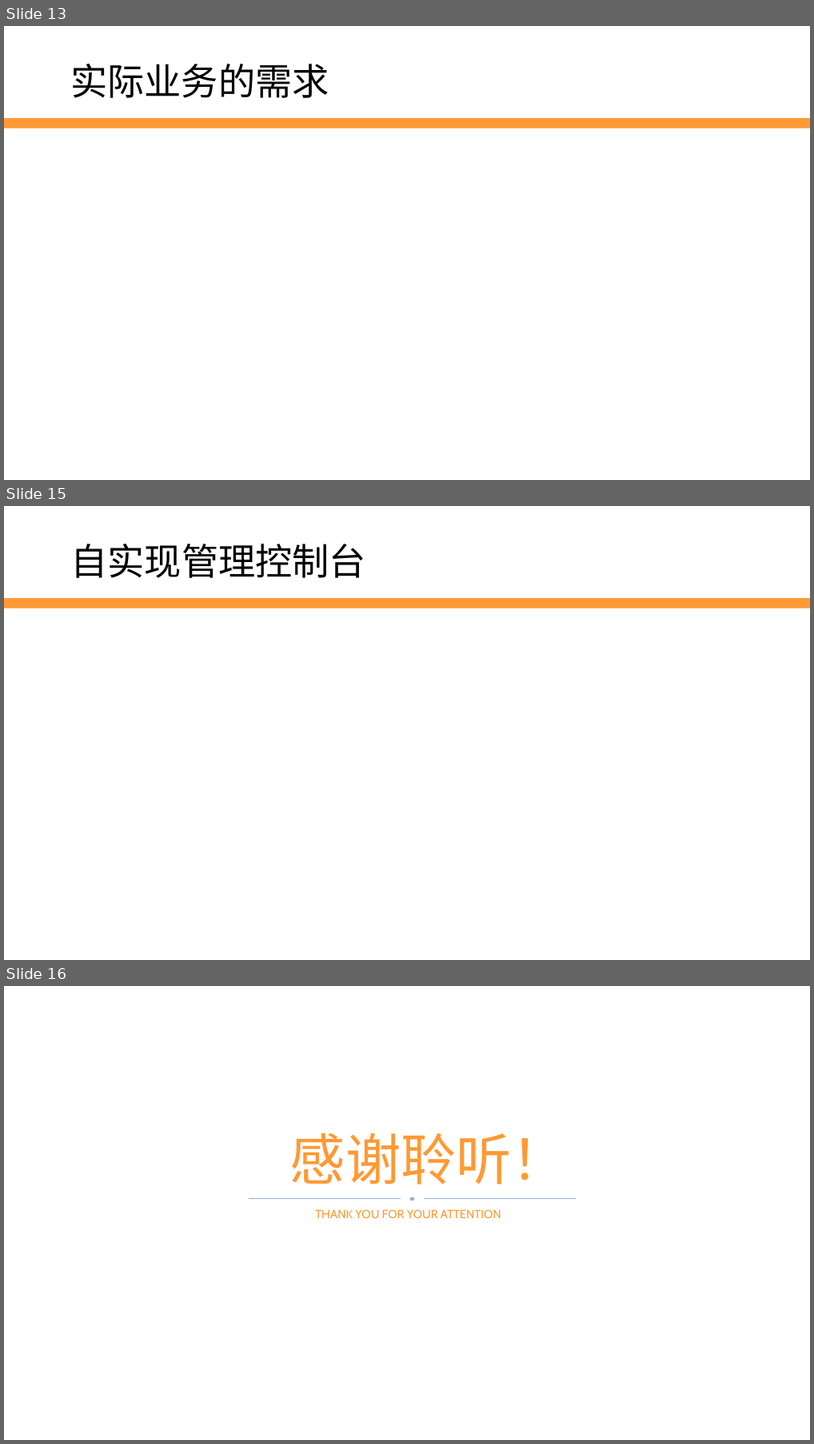
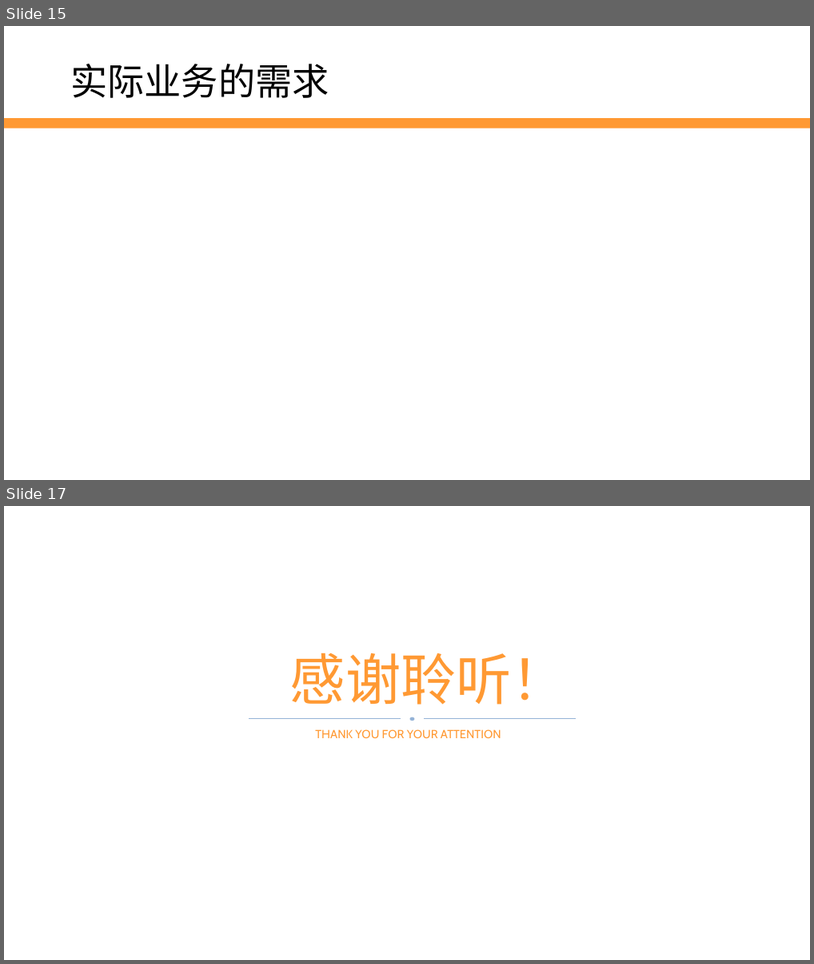
Before and after one commit to edu2act/2017-2018_1st_Wechat_Web_Programming, a slide deck: 课程ppt/第12讲 复习总结.pptx. Shown one above the other, each under a label of ours: slides 13, 15 and 16 before the commit, slides 15 and 17 after it; the slides between them are not shown. The pictures are 814x1444 and 814x964 pixels, drawn with LibreOffice and Linux fonts; fonts in the diff are those of the drawing; background and template pictures are left out. Boxes give left, top, right and bottom in pixels: in the first picture for what was removed or moved away, otherwise in the second. Text is boxed around its words. In the diff, an @@ line names an element or a change of style, - is before the commit and + after.

```diff
--- a/课程ppt/第12讲 复习总结.pptx
+++ b/课程ppt/第12讲 复习总结.pptx
@@ slide 15 removed at <box>4,506,810,960</box>, background #FFFFFF; not listed: 1 template element that a slide beside it also shows @@
@@ text removed at <box>70,544,366,578</box> @@
-自实现管理控制台
@@ what was slide 13 is now slide 15 @@
@@ what was slide 16 is now slide 17 @@
```
Also in this commit, not shown: 5 slides changed, 3 slides added, 1 other slide removed, 2 other files.
